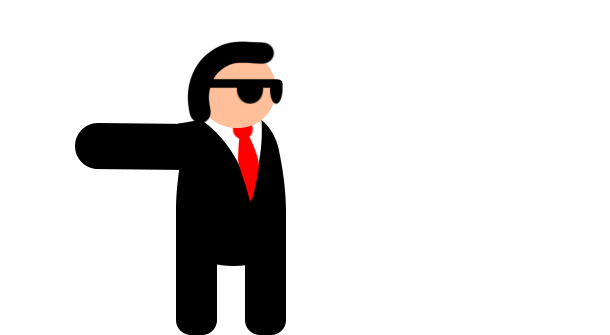
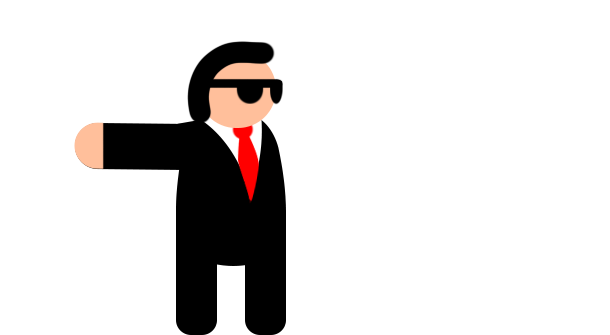
Comparing the layer stacks of the two (610, 335) images. Changes:
painted on "Rectangle 3" over [74, 122, 104, 169]
